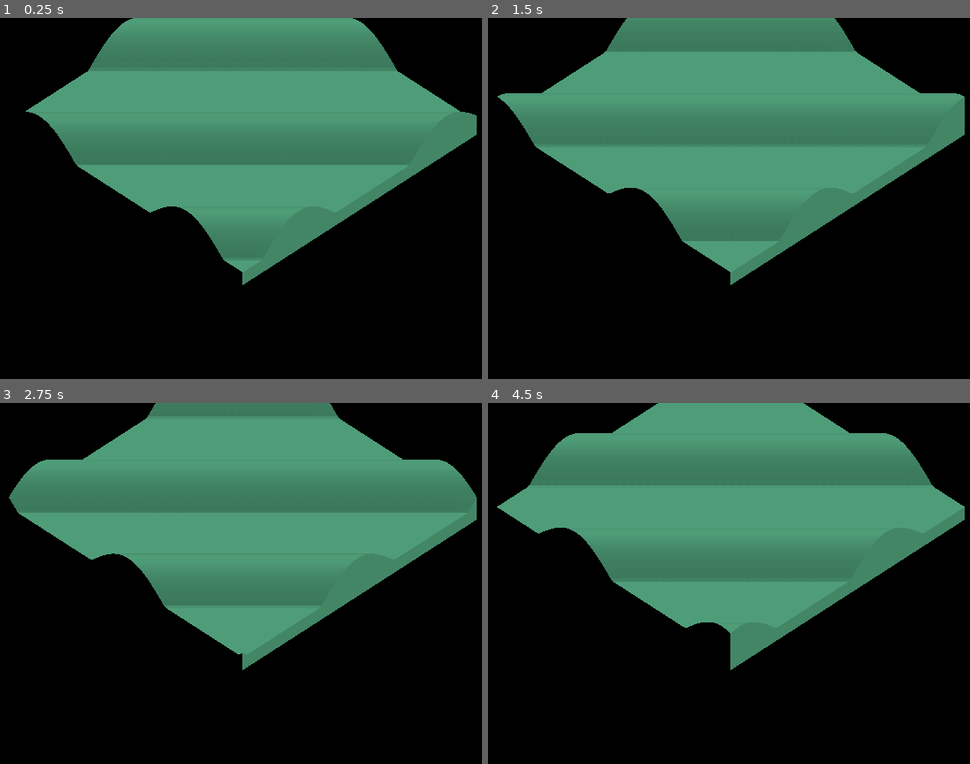
Above: before the commit, frames 1-4 (two rows, left to right).
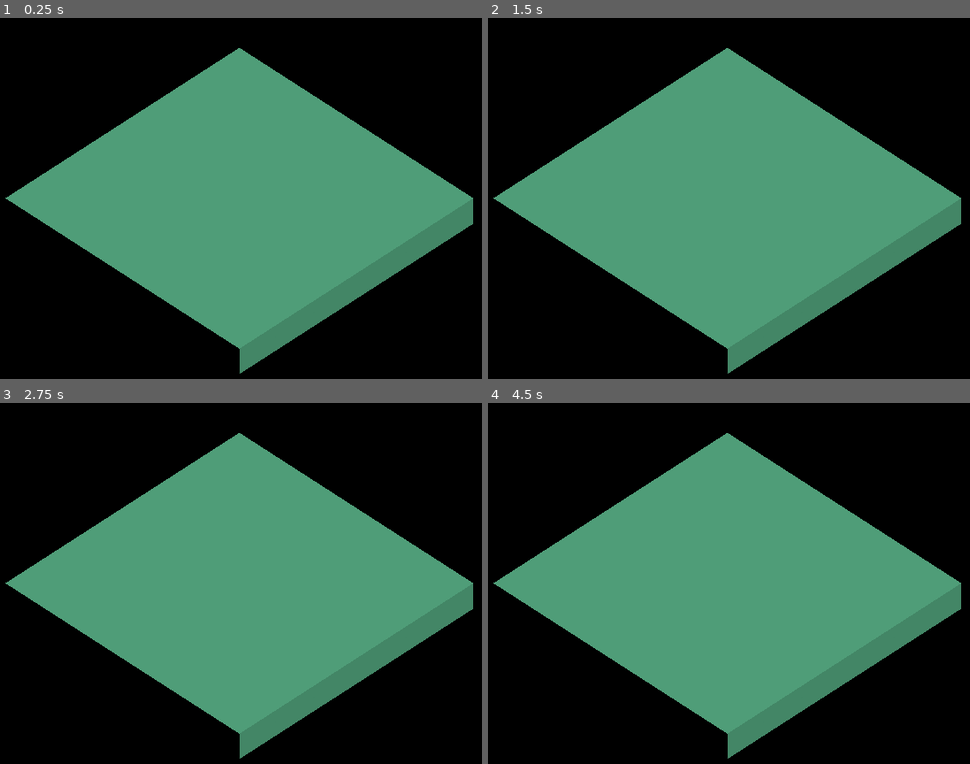
Above: after the commit, the same moments.

Repository: bbielsa/retro-terrain
Game: Godot game, scene res://scene/World.tscn
The game is run twice, just before and just after one commit, with the same random seed, the same clock (stepped at 60 frames per second) and the same inputs.
Inputs (mouse positions are in pixels of both pictures, inside the frame that each line leads up to):
- Up to frame 1 (0.25 s): no input
- Up to frame 2 (1.5 s): move the mouse to (888, 198) at 0.52 s; hold Right (ui_right) 0.53-1.25 s; click (888, 198) at 0.67 s; drag from (589, 238) to (695, 295) at 1.27 s
- Up to frame 3 (2.75 s): move the mouse to (313, 514) at 2.02 s; hold Right (ui_right) from 2.03 s (still down)
- Up to frame 4 (4.5 s): release Right (ui_right) at 2.75 s; drag from (695, 680) to (516, 543) at 2.77 s; tap Enter at 3.5 s; move the mouse to (941, 662) at 3.52 s; hold Left (ui_left) 3.53-4.25 s; drag from (516, 543) to (622, 504) at 4.27 s

The runs differ from the first frame. In frame 1, 44% of the frame differs, in the area x 1-99%, y 0-99%; in frame 2, 44%; in frame 3, 45%; in frame 4, 45%.

Commit message:
Rendering flat world

Diff:
--- a/scene/World.tscn
+++ b/scene/World.tscn
@@ -144,6 +144,8 @@
 
 [node name="DemoTerrain" parent="." index="3" instance=ExtResource( 1 )]
 
+transform = Transform( 1, 0, 0, 0, 1, 0, 0, 0, 1, 2.46294, 0, 2.60688 )
+
 [node name="Camera" type="Camera" parent="." index="4"]
 
 transform = Transform( 0.707107, -0.454519, 0.541675, 0, 0.766044, 0.642788, -0.707107, -0.454519, 0.541675, 20, 20, 20 )
@@ -161,3 +163,26 @@
 far = 100.0
 script = ExtResource( 2 )
 _sections_unfolded = [ "Transform" ]
+
+[node name="OmniLight" type="OmniLight" parent="." index="5"]
+
+transform = Transform( 1, 0, 0, 0, 1, 0, 0, 0, 1, 6.85905, 3.78071, 11.0539 )
+layers = 1
+light_color = Color( 1, 1, 1, 1 )
+light_energy = 9.89
+light_indirect_energy = 2.88
+light_negative = false
+light_specular = 0.5
+light_bake_mode = 1
+light_cull_mask = -1
+shadow_enabled = false
+shadow_color = Color( 0, 0, 0, 1 )
+shadow_bias = 0.15
+shadow_contact = 0.0
+shadow_reverse_cull_face = false
+editor_only = false
+omni_range = 5.0
+omni_attenuation = 1.0
+omni_shadow_mode = 1
+omni_shadow_detail = 1
+_sections_unfolded = [ "Light" ]
--- a/scene/terrain.tscn
+++ b/scene/terrain.tscn
@@ -4,18 +4,18 @@
 [ext_resource path="res://src/terrain/terrain.gd" type="Script" id=2]
 [ext_resource path="res://src/terrain/terrain_model.gd" type="Script" id=3]
 
-[sub_resource type="ShaderMaterial" id=3]
+[sub_resource type="ShaderMaterial" id=1]
 
 render_priority = 0
 shader = ExtResource( 1 )
 
-[sub_resource type="CubeMesh" id=1]
+[sub_resource type="CubeMesh" id=2]
 
-material = SubResource( 3 )
-size = Vector3( 10, 1, 10 )
-subdivide_width = 100
-subdivide_height = 100
-subdivide_depth = 100
+material = SubResource( 1 )
+size = Vector3( 10, 2, 10 )
+subdivide_width = 10
+subdivide_height = 10
+subdivide_depth = 0
 
 [node name="Terrain" type="Spatial" index="0"]
 
@@ -48,7 +48,7 @@
 lod_min_hysteresis = 0.0
 lod_max_distance = 0.0
 lod_max_hysteresis = 0.0
-mesh = SubResource( 1 )
+mesh = SubResource( 2 )
 skeleton = NodePath("..")
 material/0 = null
 script = ExtResource( 2 )
--- a/src/shader/terrain/terrain.shader
+++ b/src/shader/terrain/terrain.shader
@@ -1,13 +1,26 @@
 shader_type spatial;
 
+uniform sampler2D height_map;
+
 void vertex() {
+
+
 	if(VERTEX.y > 0.0) {
-		VERTEX.y = max(0, sin(TIME + VERTEX.x + VERTEX.z));
+		float height = texture(height_map, UV).r * 256.0;
+
+		VERTEX.y = height;
+
 	}
 }
 
 void fragment() {
 	NORMAL = normalize(cross(dFdx(VERTEX), dFdy(VERTEX)));
-	// green color
+
 	ALBEDO = vec3(39.0 / 256.0, 174.0 / 256.0, 96.0 / 256.0);
+
+	//ALBEDO = vec3(UV.x, 0, UV.y);
+
+//	if(UV.x < 1.0){
+//		ALBEDO *= 0.8;
+//	}
 }
--- a/src/terrain/terrain.gd
+++ b/src/terrain/terrain.gd
@@ -7,21 +7,33 @@
 
 func _ready():
 	terrain_model.connect("terrain_changed", self, "_terrain_changed")
+	terrain_model.deform(4, 4, 1)
 
-	terrain_model.deform(0, 0, 1)
-	terrain_model.deform(4, 4, 2)
-	terrain_model.deform(4, 4, -2)
 	terrain_model.print_map()
 
 func _terrain_changed(height_map):
 	print("_terrain_changed called, generating data texture")
 
 	var height_map_texture = generate_height_map_texture(height_map)
+	var shader = terrain_shader.shader
+
+	set_texture_param(shader, "height_map", height_map_texture)
+
+func set_texture_param(shader, name, texture):
+	shader.set_default_texture_param(name, texture)
 
 func height_to_pixel(height):
 	return Color(height / 255.0, 0, 0)
 
 func generate_height_map_texture(height_map):
+	var image_data = generate_height_map_image_data(height_map)
+	var texture = ImageTexture.new()
+
+	texture.create_from_image(image_data, 0)
+
+	return texture
+
+func generate_height_map_image_data(height_map):
 	var map_dimension_vertices = terrain_model.map_dimension + 1
 	var image_data = Image.new()
 
